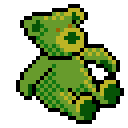
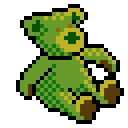
Two versions of the same layered image (w=128, h=128). Layer-by-layer changes:
painted on "Layer #1" over (28, 60, 120, 120)
